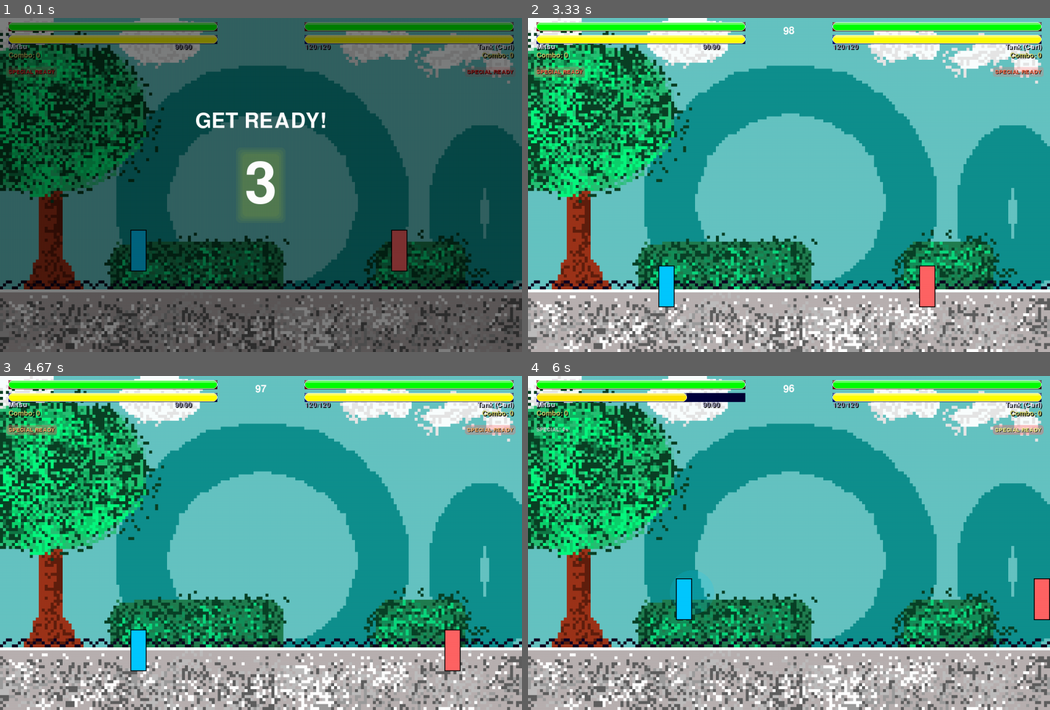
Above: before the commit, frames 1-4 (two rows, left to right).
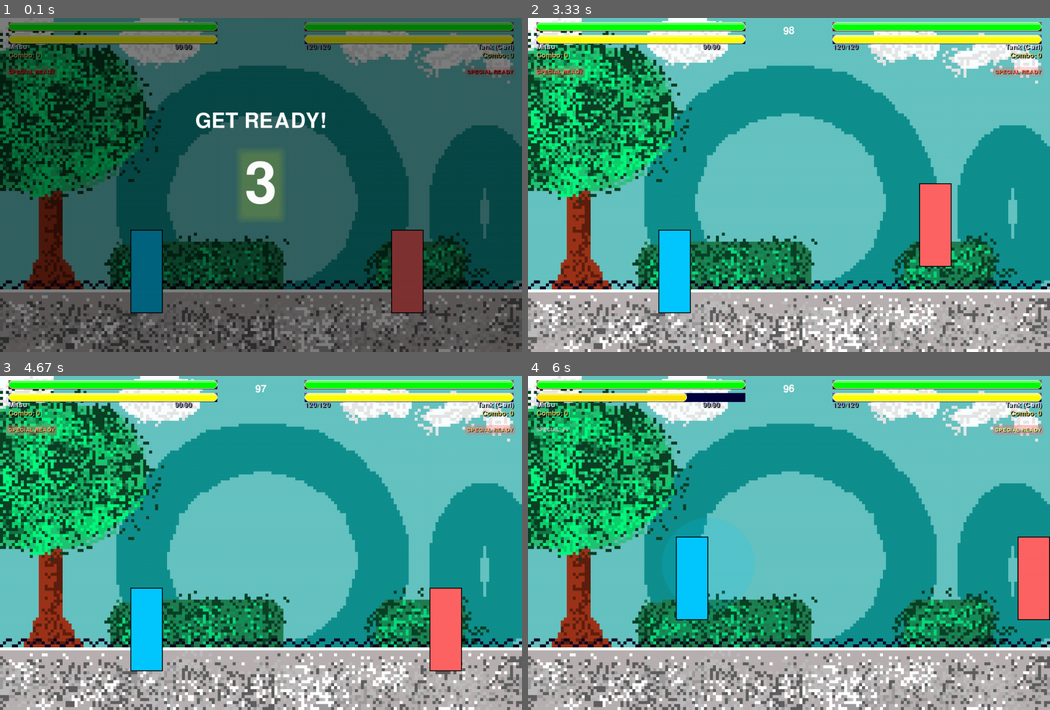
Above: after the commit, the same moments.

Repository: CarlosLeBg/pythfighter
Game: pygame game, started from src/core/game.py
Two runs of this game, one before a commit and one after it. Both use one fixed random seed, a clock stepped at 60 frames per second and the inputs below.
Inputs:
- Up to frame 1 (0.1 s): no input
- Up to frame 2 (3.33 s): hold Up from 3.03 s (still down)
- Up to frame 3 (4.67 s): release Up at 3.57 s; hold Right 3.6-4.23 s; hold Left from 4.27 s (still down)
- Up to frame 4 (6 s): release Left at 4.73 s; hold Right 4.77-5.23 s; tap T at 5.27 s; hold Up 5.6-5.9 s; hold W 5.6-5.9 s; hold Right from 5.93 s (still down); hold D from 5.93 s (still down)

The runs differ from the first frame. In frame 1, 2.4% of the frame differs, in the area x 25-82%, y 63-89%; in frame 2, 3.2%, in the area x 24-82%, y 49-89%; in frame 3, 2.5%; in frame 4, 2.5%.

Commit message:
Modif de Carlos

Diff:
--- a/src/core/game.py
+++ b/src/core/game.py
@@ -99,8 +99,8 @@
         self.direction = 1 if player == 1 else -1
 
         # Ajustez la taille des personnages ici
-        self.fighter_width = VISIBLE_WIDTH // 32  # Réduit la taille
-        self.fighter_height = VISIBLE_HEIGHT // 8  # Réduit la taille
+        self.fighter_width = VISIBLE_WIDTH // 16  # Réduit la taille
+        self.fighter_height = VISIBLE_HEIGHT // 4  # Réduit la taille
 
         self.ground_y = ground_y
         self.rect = pygame.Rect(x, y, self.fighter_width, self.fighter_height)
@@ -131,22 +131,22 @@
         logging.info(f"Loading animations for {self.name}...")
         base_path = os.path.join("src", "assets", "characters", self.name.lower())
 
-        if not os.path.exists(base_path):
-            logging.error(f"Base folder for animations not found: {base_path}")
-        else:
-            logging.info(f"Base folder found: {base_path}")
-            self.animations = {
-                "idle": load_animation(base_path, "idle", 10, self.fighter_width, self.fighter_height),
-                "walk": load_animation(base_path, "walk", 8, self.fighter_width, self.fighter_height),
-                "attack": load_animation(base_path, "attack", 21, self.fighter_width, self.fighter_height),
-                "dead": load_animation(base_path, "dead", 16, self.fighter_width, self.fighter_height),
-                "special_attack": load_animation(base_path, "special_attack", 15, self.fighter_width, self.fighter_height),
-                "block": load_animation(base_path, "block", 10, self.fighter_width, self.fighter_height),
-            }
-
-            for anim_name, frames in self.animations.items():
-                logging.info(f"Animation '{anim_name}': {len(frames)} frames loaded")
-
+        if self.name.lower() == "tank":
+            if not os.path.exists(base_path):
+                logging.error(f"Base folder for animations not found: {base_path}")
+            else:
+                logging.info(f"Base folder found: {base_path}")
+                self.animations = {
+                    "idle": load_animation(base_path, "idle", 10, self.fighter_width, self.fighter_height),
+                    "walk": load_animation(base_path, "walk", 8, self.fighter_width, self.fighter_height),
+                    "attack": load_animation(base_path, "attack", 21, self.fighter_width, self.fighter_height),
+                    "dead": load_animation(base_path, "dead", 16, self.fighter_width, self.fighter_height),
+                    "special_attack": load_animation(base_path, "special_attack", 15, self.fighter_width, self.fighter_height),
+                    "block": load_animation(base_path, "block", 10, self.fighter_width, self.fighter_height),
+                }
+
+                for anim_name, frames in self.animations.items():
+                    logging.info(f"Animation '{anim_name}': {len(frames)} frames loaded")
 
     def draw(self, surface):
         if self.special_attack_effect and self.special_attack_effect_duration > 0:
